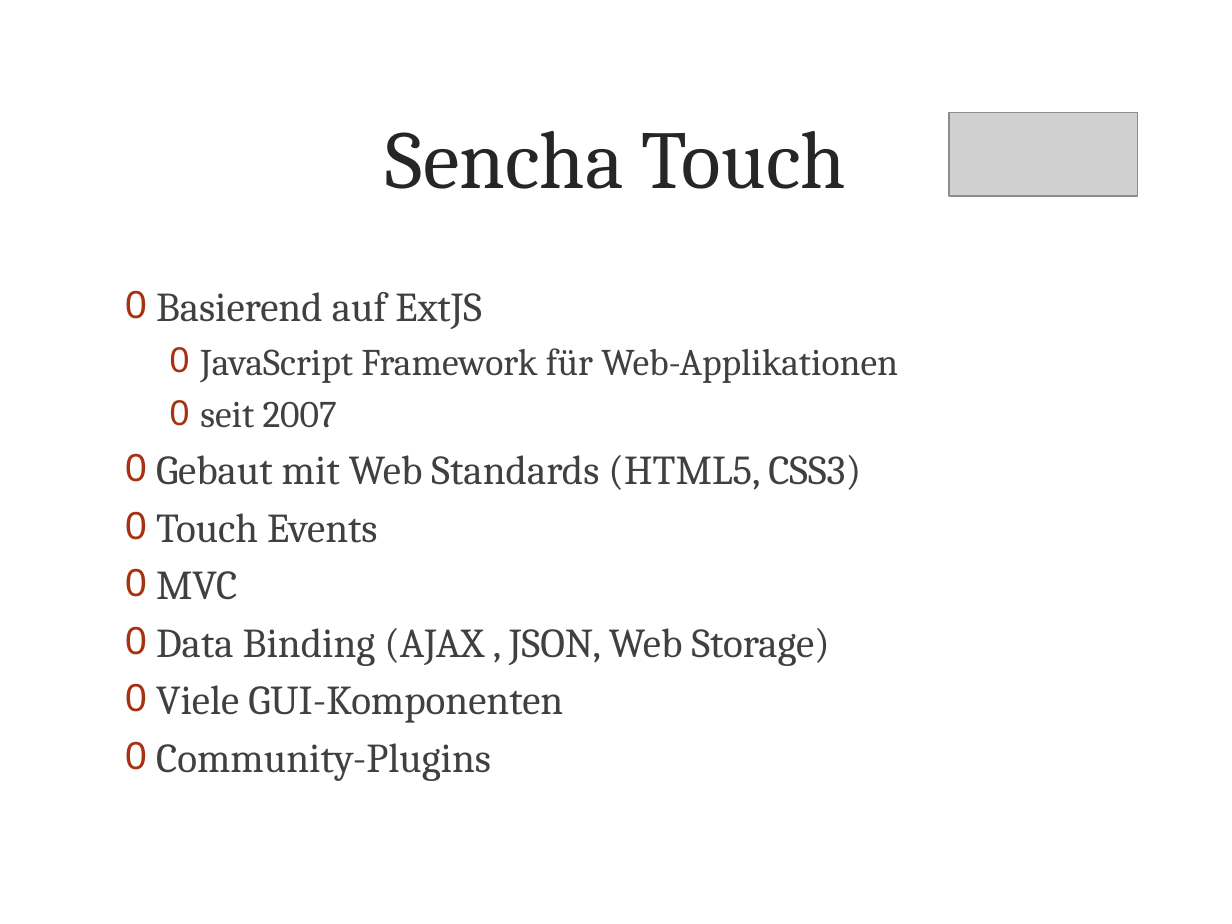
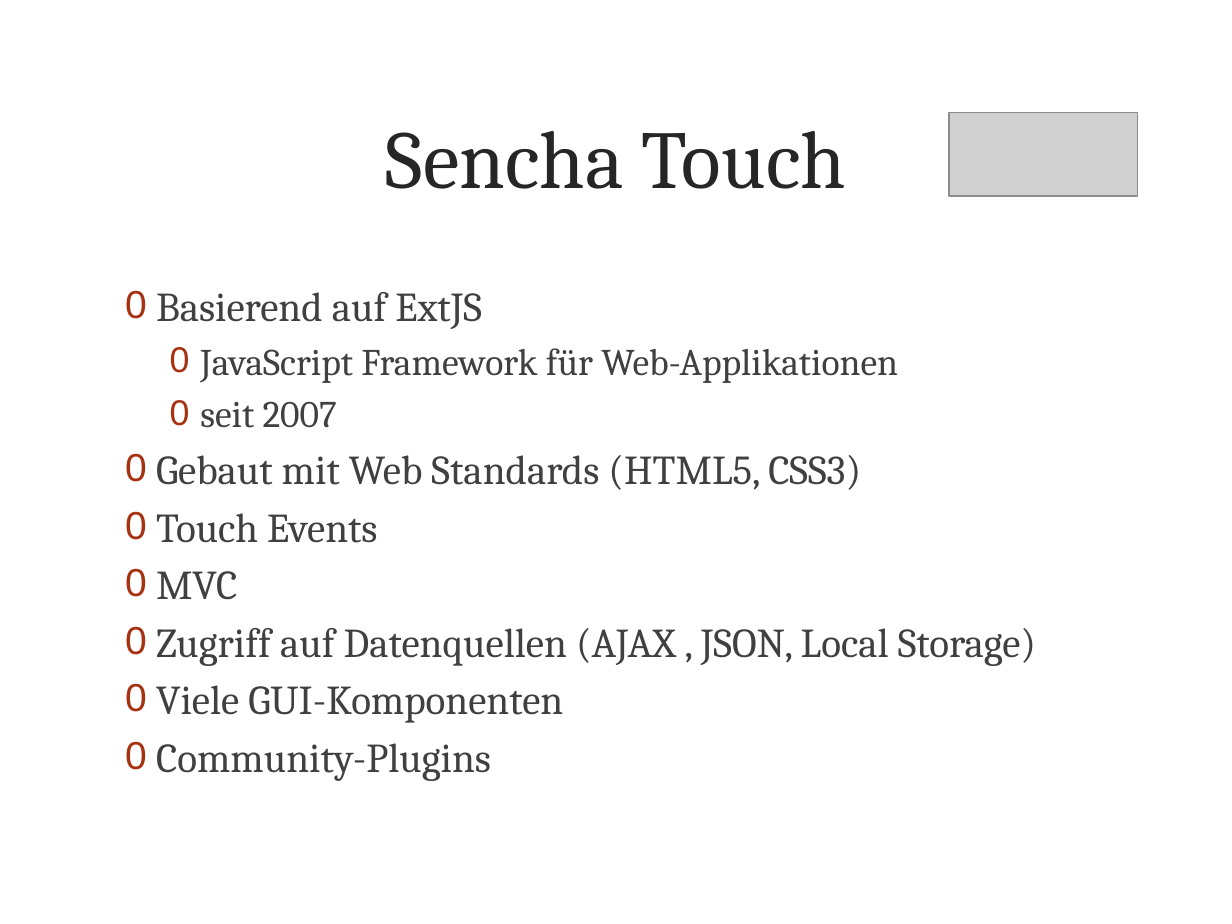
Before and after one commit to metaodi/TrailDevilsXPl-2, a slide deck: slide 5 of _DOCUMENTATION/Presentation/Praesentation-Traildevils-XPl2.pptx. Drawn at 1232x924 pixels with LibreOffice and Linux fonts; fonts in the diff are those of the drawing; grey boxes stand for pictures; background and template pictures are left out. Boxes give left, top, right and bottom in pixels: in the first picture for what was removed or moved away, otherwise in the second. Text is boxed around its words. In the diff, an @@ line names an element or a change of style, - is before the commit and + after.

```diff
--- a/_DOCUMENTATION/Presentation/Praesentation-Traildevils-XPl2.pptx
+++ b/_DOCUMENTATION/Presentation/Praesentation-Traildevils-XPl2.pptx
@@ text at [156,628,1036,666]: text changed @@
-0 Data Binding (AJAX , JSON, Web Storage)
+0 Zugriff auf Datenquellen (AJAX , JSON, Local Storage)
```
Also in this commit, not shown: 10 other slides changed, 2 slides added, 3 slides removed.
